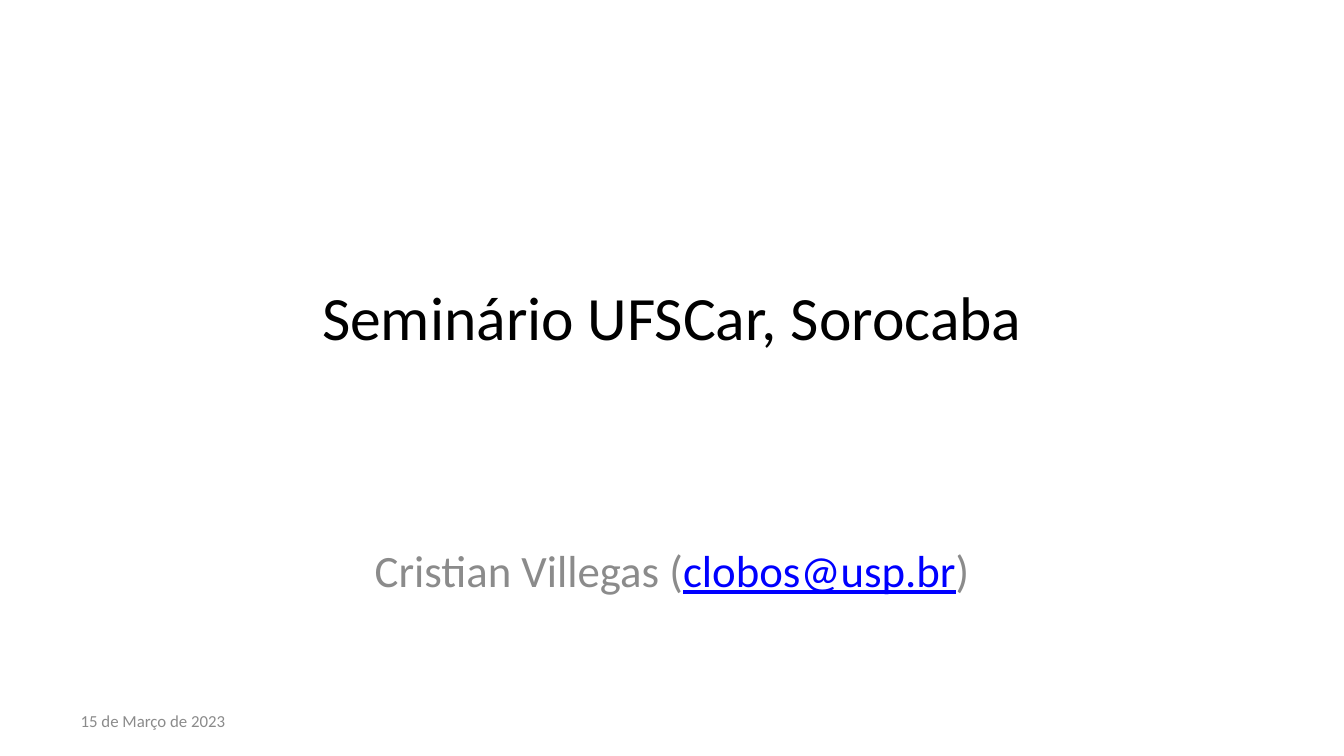
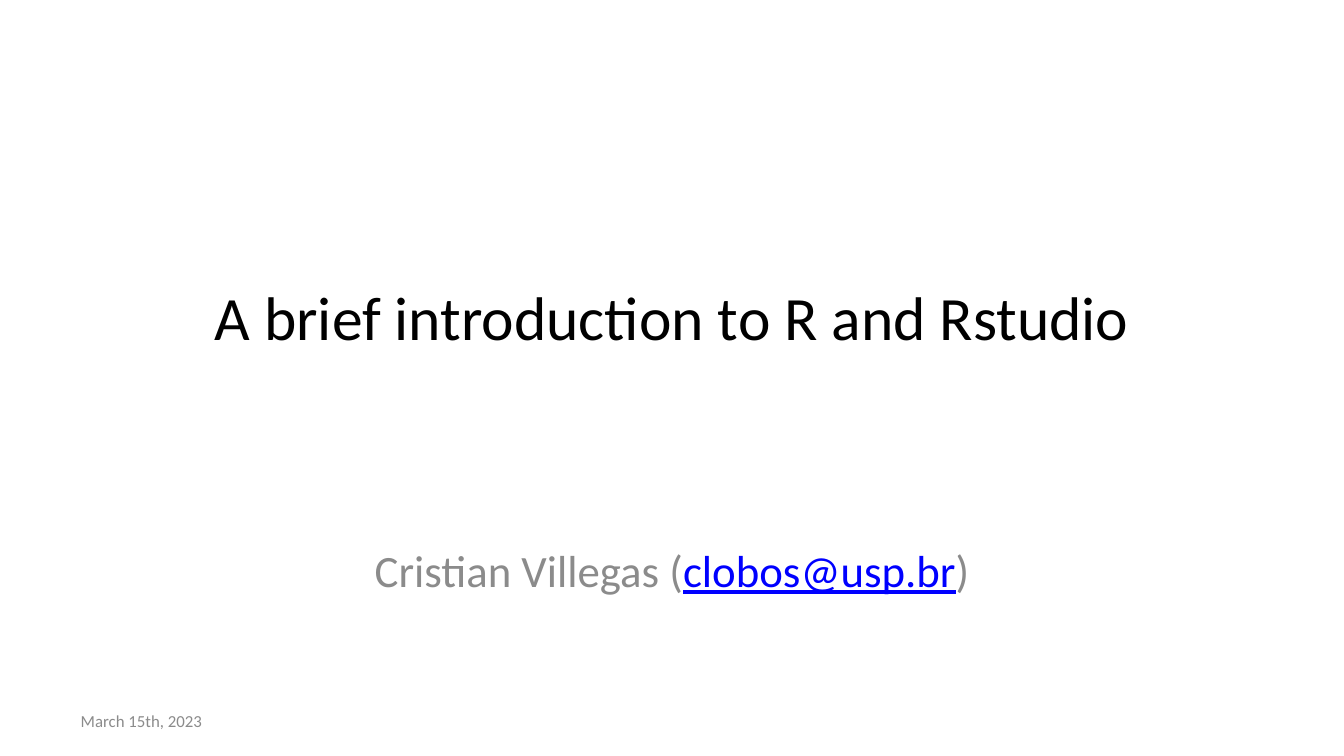
Before and after one commit to clobos/UFSCar_Sorocaba_15_03_23, a slide deck: slide 1 of slides_UFSCar.pptx. Drawn at 1344x756 pixels with LibreOffice and Linux fonts; fonts in the diff are those of the drawing. Boxes give left, top, right and bottom in pixels: in the first picture for what was removed or moved away, otherwise in the second. Text is boxed around its words. In the diff, an @@ line names an element or a change of style, - is before the commit and + after.

```diff
--- a/slides_UFSCar.pptx
+++ b/slides_UFSCar.pptx
@@ title at (x1=215, y1=297, x2=1129, y2=341): text changed @@
-Seminário UFSCar, Sorocaba
+A brief introduction to R and Rstudio
@@ text at (x1=81, y1=715, x2=202, y2=729): text changed @@
-15 de Março de 2023
+March 15th, 2023
```
Also in this commit, not shown: 8 other slides changed, 1 slide removed, 6 other files.
